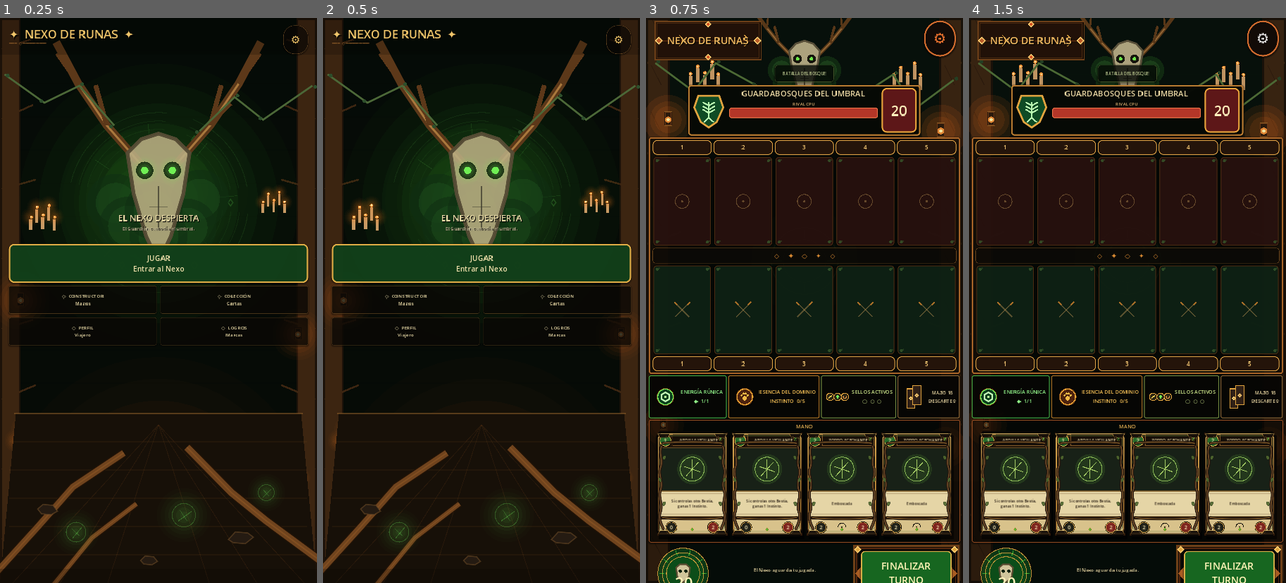
Above: before the commit, frames 1-4 (left to right).
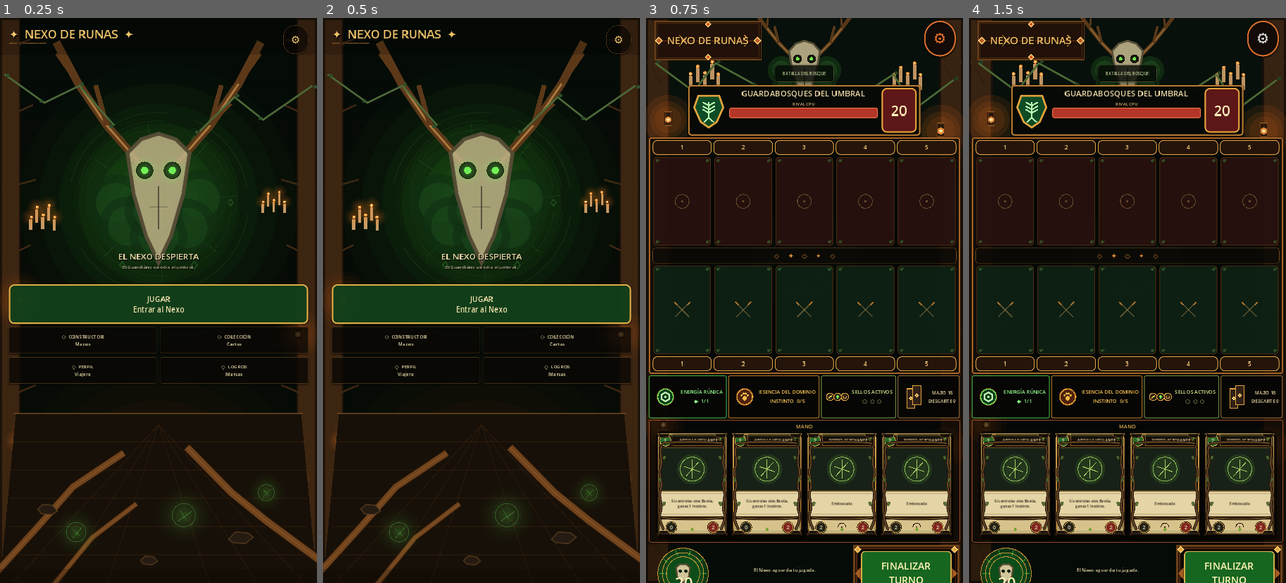
Above: after the commit, the same moments.

Repository: LoloscarPrr/Nexo-de-runas-v2
Game: Godot game, scene res://scenes/main.tscn
Two runs of this game, one before a commit and one after it. Both use one fixed random seed, a clock stepped at 60 frames per second and the inputs below.
Inputs:
- Up to frame 1 (0.25 s): no input
- Up to frame 2 (0.5 s): no input
- Up to frame 3 (0.75 s): click "JUGAR Entrar al Nexo" at 0.5 s
- Up to frame 4 (1.5 s): click "⚙" at 1.25 s

The runs differ from the first frame. In frame 1, 13% of the frame differs, in the area x 2-98%, y 34-65%; in frame 2, 13%; in frame 3, nothing differs; in frame 4, nothing differs.

Commit message:
Presentation: separar Guardián y navegación

Diff:
--- a/scripts/main.gd
+++ b/scripts/main.gd
@@ -109,18 +109,18 @@
 	settings.pressed.connect(func(): _notice("Ajustes se conectará después de cerrar la Presentation de batalla."))
 	top_bar.add_child(settings)
 
-	# La zona heroica es intencionalmente de altura acotada. No expande para no
-	# volver a empujar JUGAR y la navegación hacia el borde inferior del teléfono.
+	# La zona heroica reserva espacio limpio para el Guardián completo. Sigue sin
+	# expandir: desplaza el CTA bajo el cráneo sin recrear un hueco elástico.
 	var hero := VBoxContainer.new()
 	hero.name = "MainMenuHero"
-	hero.custom_minimum_size = Vector2(0, 500)
+	hero.custom_minimum_size = Vector2(0, 610)
 	hero.size_flags_vertical = Control.SIZE_SHRINK_BEGIN
 	hero.add_theme_constant_override("separation", 1)
 	root.add_child(hero)
 
 	var hero_spacer := Control.new()
 	hero_spacer.name = "MainMenuHeroSpacer"
-	hero_spacer.custom_minimum_size = Vector2(0, 420)
+	hero_spacer.custom_minimum_size = Vector2(0, 525)
 	hero.add_child(hero_spacer)
 
 	var hero_title := _label("EL NEXO DESPIERTA", 23, INK, HORIZONTAL_ALIGNMENT_CENTER)
@@ -135,7 +135,7 @@
 
 	var play := _menu_button("JUGAR", "Entrar al Nexo", true)
 	play.name = "MainPlayButton"
-	play.custom_minimum_size = Vector2(0, 106)
+	play.custom_minimum_size = Vector2(0, 108)
 	play.pressed.connect(_start_canonical_battle)
 	root.add_child(play)
 
@@ -149,25 +149,25 @@
 
 	var deckbuilder := _menu_button("◇  CONSTRUCTOR", "Mazos")
 	deckbuilder.name = "MainDeckbuilderButton"
-	deckbuilder.custom_minimum_size = Vector2(0, 76)
+	deckbuilder.custom_minimum_size = Vector2(0, 72)
 	deckbuilder.pressed.connect(func(): _notice("El Constructor de Mazos será la siguiente sala en conectarse al nuevo core."))
 	grid.add_child(deckbuilder)
 
 	var collection := _menu_button("◇  COLECCIÓN", "Cartas")
 	collection.name = "MainCollectionButton"
-	collection.custom_minimum_size = Vector2(0, 76)
+	collection.custom_minimum_size = Vector2(0, 72)
 	collection.pressed.connect(func(): _notice("La Colección conservará el mismo lenguaje físico de cartas."))
 	grid.add_child(collection)
 
 	var profile := _menu_button("◇  PERFIL", "Viajero")
 	profile.name = "MainProfileButton"
-	profile.custom_minimum_size = Vector2(0, 76)
+	profile.custom_minimum_size = Vector2(0, 72)
 	profile.pressed.connect(func(): _notice("Perfil está reservado para el progreso del viajero."))
 	grid.add_child(profile)
 
 	var achievements := _menu_button("◇  LOGROS", "Marcas")
 	achievements.name = "MainAchievementsButton"
-	achievements.custom_minimum_size = Vector2(0, 76)
+	achievements.custom_minimum_size = Vector2(0, 72)
 	achievements.pressed.connect(func(): _notice("Logros está reservado; todavía no modifica tu progreso."))
 	grid.add_child(achievements)
 
@@ -178,8 +178,8 @@
 	menu_status.autowrap_mode = TextServer.AUTOWRAP_WORD_SMART
 	root.add_child(menu_status)
 
-	# El espacio flexible queda DESPUÉS de la navegación. Así la interfaz se
-	# mantiene en el tercio medio y el escenario inferior puede respirar detrás.
+	# El espacio flexible queda DESPUÉS de la navegación y ahora es menor en la
+	# práctica: el santuario sube desde el fondo para enlazar raíces con el grid.
 	var lower_scene_space := Control.new()
 	lower_scene_space.name = "MainMenuLowerSceneSpace"
 	lower_scene_space.size_flags_vertical = Control.SIZE_EXPAND_FILL
